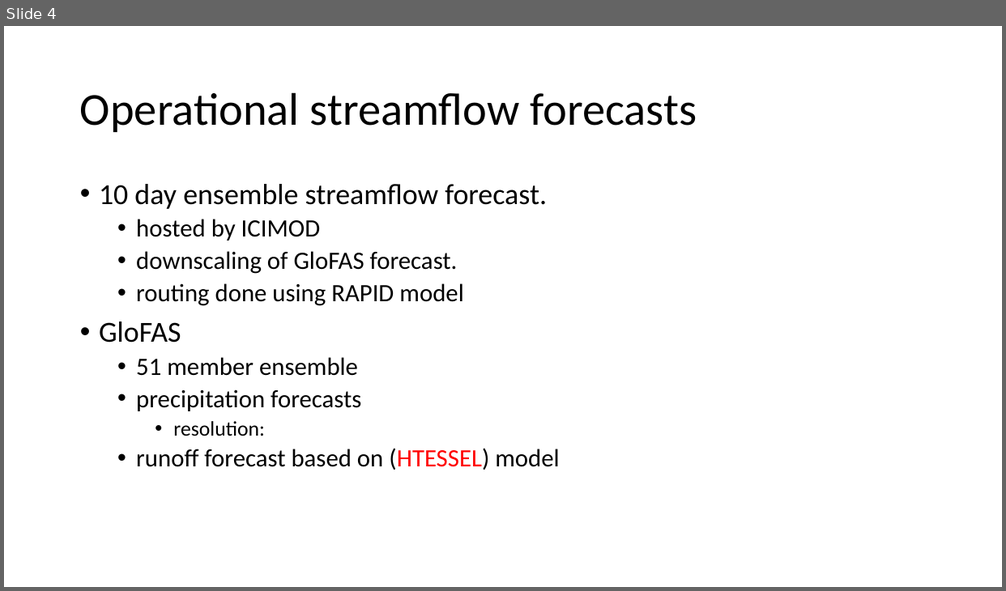
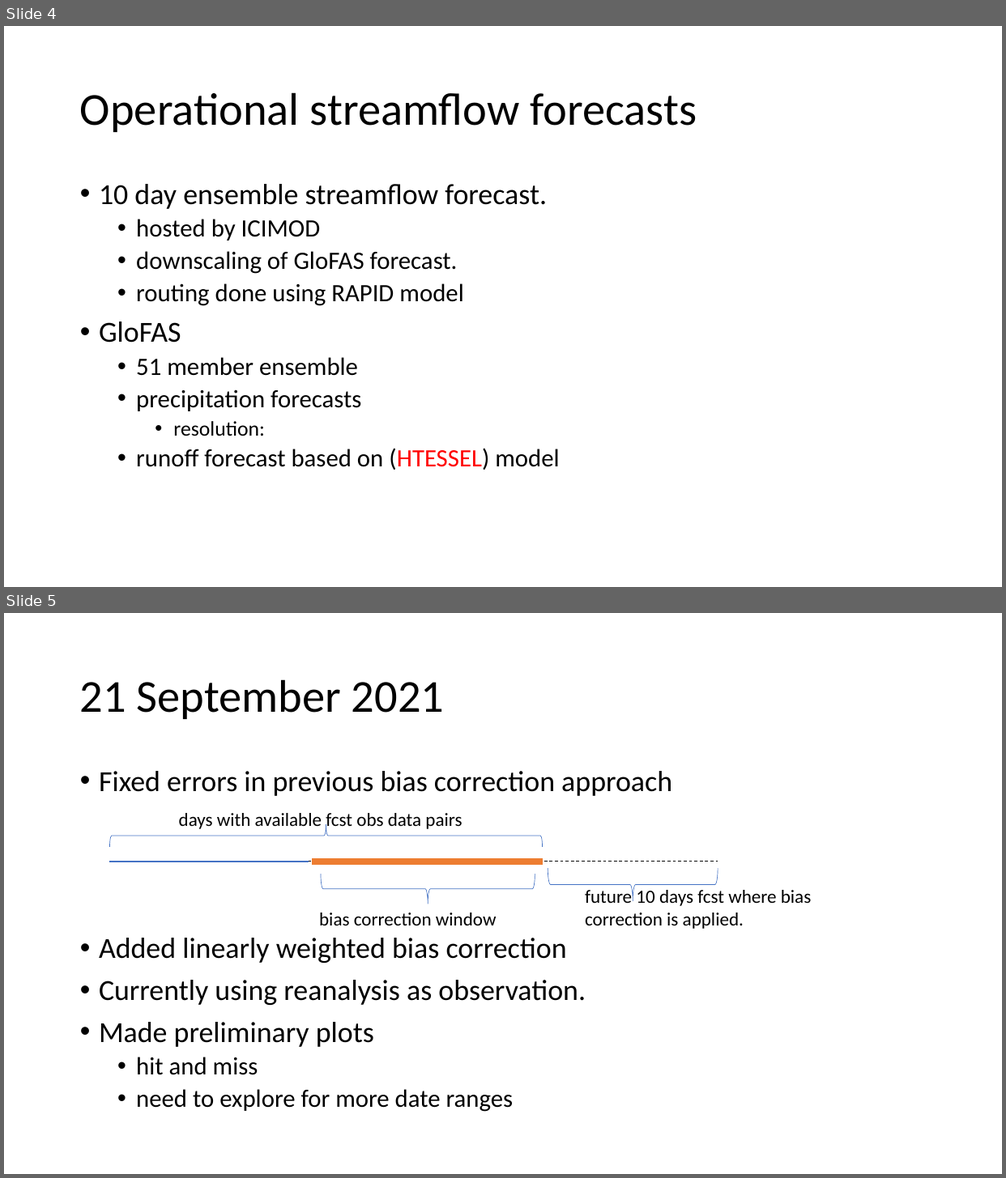
Before and after one commit to abhinabkadel/Thesis, a slide deck: Presentations/Thesis progress.pptx. Shown one above the other, each under a label of ours: slide 4 before the commit, slides 4 and 5 after it. The pictures are 1006x591 and 1006x1178 pixels, drawn with LibreOffice and Linux fonts; fonts in the diff are those of the drawing. Boxes give left, top, right and bottom in pixels: in the first picture for what was removed or moved away, otherwise in the second. Text is boxed around its words. In the diff, an @@ line names an element or a change of style, - is before the commit and + after.

```diff
--- a/Presentations/Thesis progress.pptx
+++ b/Presentations/Thesis progress.pptx
@@ slide 5 added at [4,613,1002,1174], background #FFFFFF @@
@@ title added at [80,679,444,719], 44 pt, text #000000 @@
+21 September 2021
@@ text added at [99,771,672,1112], 28 pt, text #000000 @@
+• Fixed errors in previous bias correction approach
+• Added linearly weighted bias correction
+• Currently using reanalysis as observation.
+• Made preliminary plots
+  • hit and miss
+  • need to explore for more date ranges
@@ right brace added at [109,825,543,847], outline #4472C4 0.5 pt @@
@@ text added at [179,813,462,831], 18 pt, text #000000 @@
+days with available fcst obs data pairs
@@ line added from (109, 862) to (718, 862), #000000 0.75 pt dashed @@
@@ line added from (109, 862) to (309, 862), #4472C4 1.5 pt @@
@@ line added from (543, 862) to (312, 862), #ED7D31 6 pt @@
@@ right brace added at [321,875,535,905], outline #4472C4 0.5 pt @@
@@ right brace added at [548,869,718,901], outline #4472C4 0.5 pt @@
@@ text added at [585,888,812,929], 18 pt, text #000000 @@
+future 10 days fcst where bias correction is applied.
@@ text added at [319,913,496,926], 18 pt, text #000000 @@
+bias correction window
```
Also in this commit, not shown: 12 other slides added, 1 slide removed.
